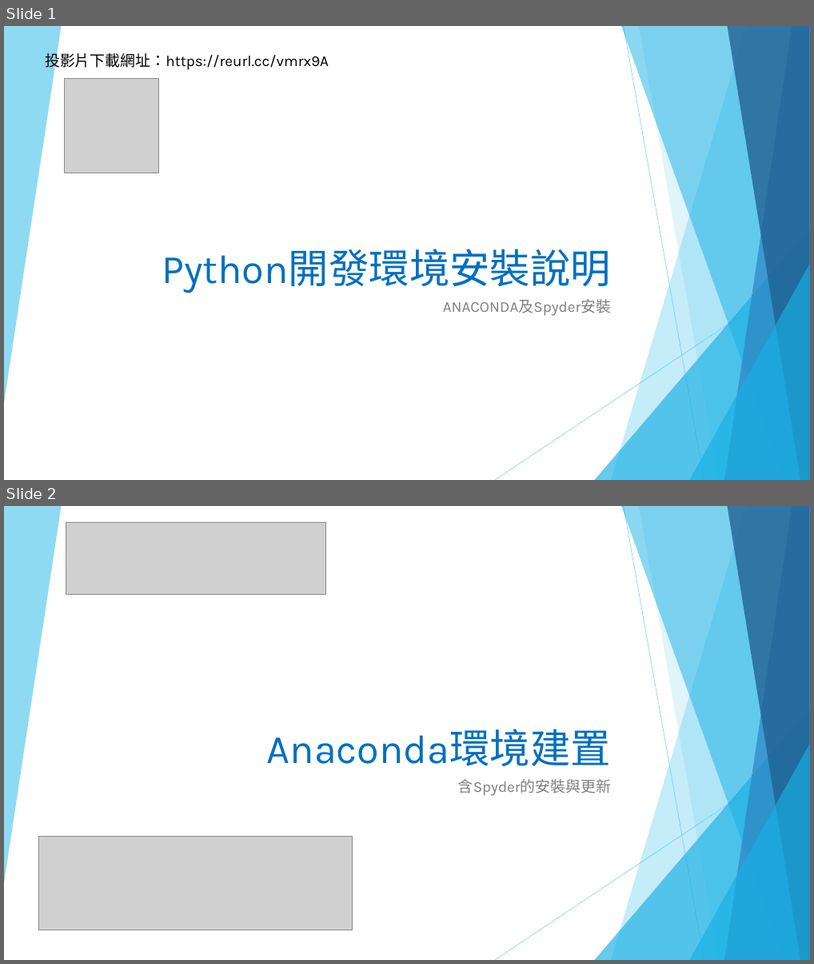
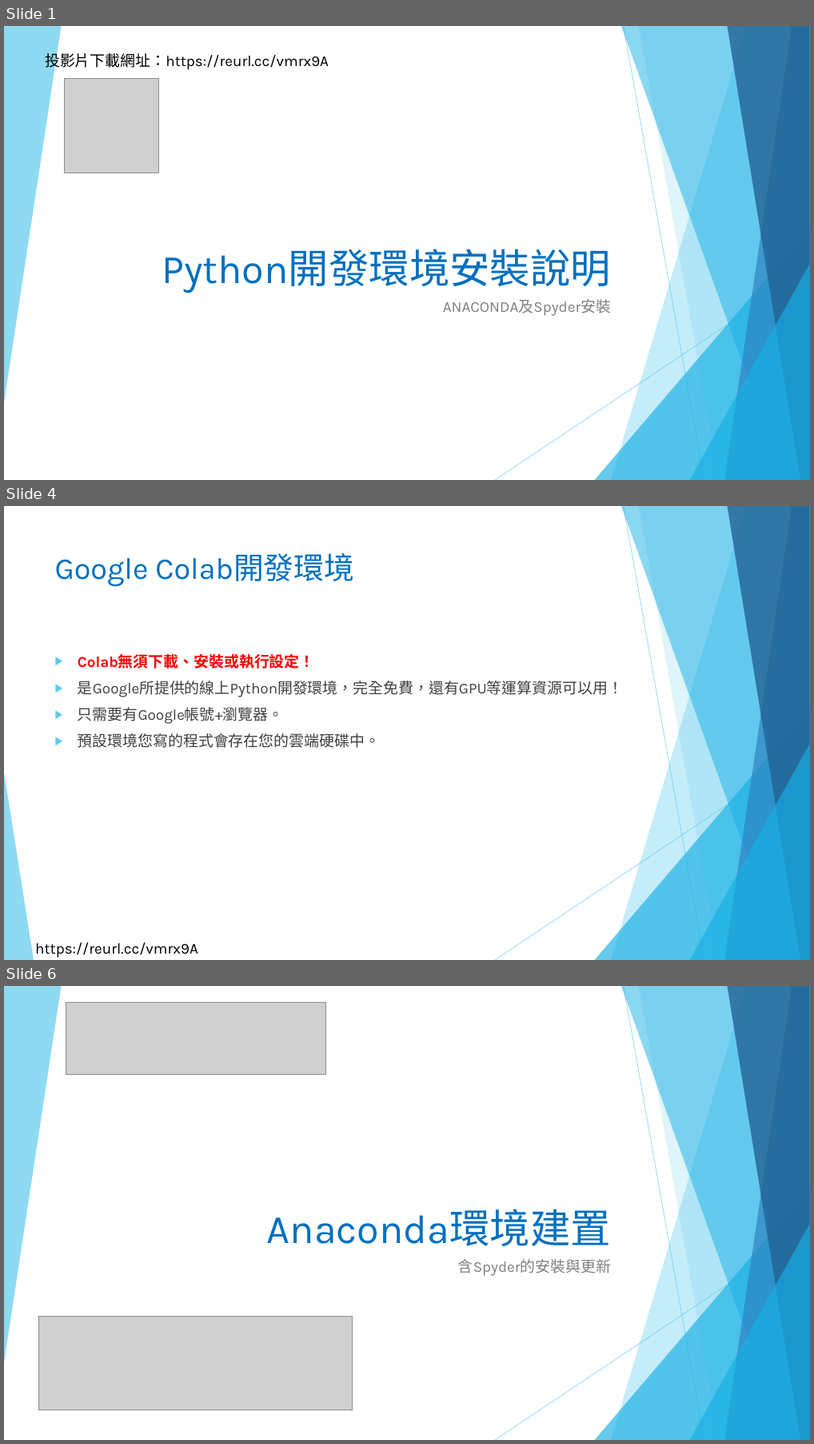
Before and after one commit to liulawsi/My_PPTs, a slide deck: LCC/Python/00c_Anaconda與Spyder環境建置.pptx. Shown one above the other, each under a label of ours: slides 1 and 2 before the commit, slides 1, 4 and 6 after it; the slides between them are not shown. The pictures are 814x964 and 814x1444 pixels, drawn with LibreOffice and Linux fonts; fonts in the diff are those of the drawing; grey boxes stand for pictures; background and template pictures are left out. Boxes give left, top, right and bottom in pixels: in the first picture for what was removed or moved away, otherwise in the second. Text is boxed around its words. In the diff, an @@ line names an element or a change of style, - is before the commit and + after.

```diff
--- a/LCC/Python/00c_Anaconda與Spyder環境建置.pptx
+++ b/LCC/Python/00c_Anaconda與Spyder環境建置.pptx
@@ slide 4 added at <box>4,506,810,960</box>, background #FFFFFF; not listed: 9 template elements that a slide beside it also shows @@
@@ title added at <box>55,553,354,587</box>, 36 pt, text #0070C0 @@
+Google Colab開發環境
@@ text added at <box>78,654,623,748</box>, 18 pt, text #404040 @@
+▶ Colab無須下載、安裝或執行設定！
+▶ 是Google所提供的線上Python開發環境，完全免費，還有GPU等運算資源可以用！
+▶ 只需要有Google帳號+瀏覽器。
+▶ 預設環境您寫的程式會存在您的雲端硬碟中。
@@ triangle added at <box>4,772,34,960</box>, fill #5FCBEF at 70% opacity @@
@@ text added at <box>35,942,198,957</box>, 18 pt, text #000000 @@
+https://reurl.cc/vmrx9A
@@ what was slide 2 is now slide 6 @@
```
Also in this commit, not shown: 3 other slides added, 15 other files.
